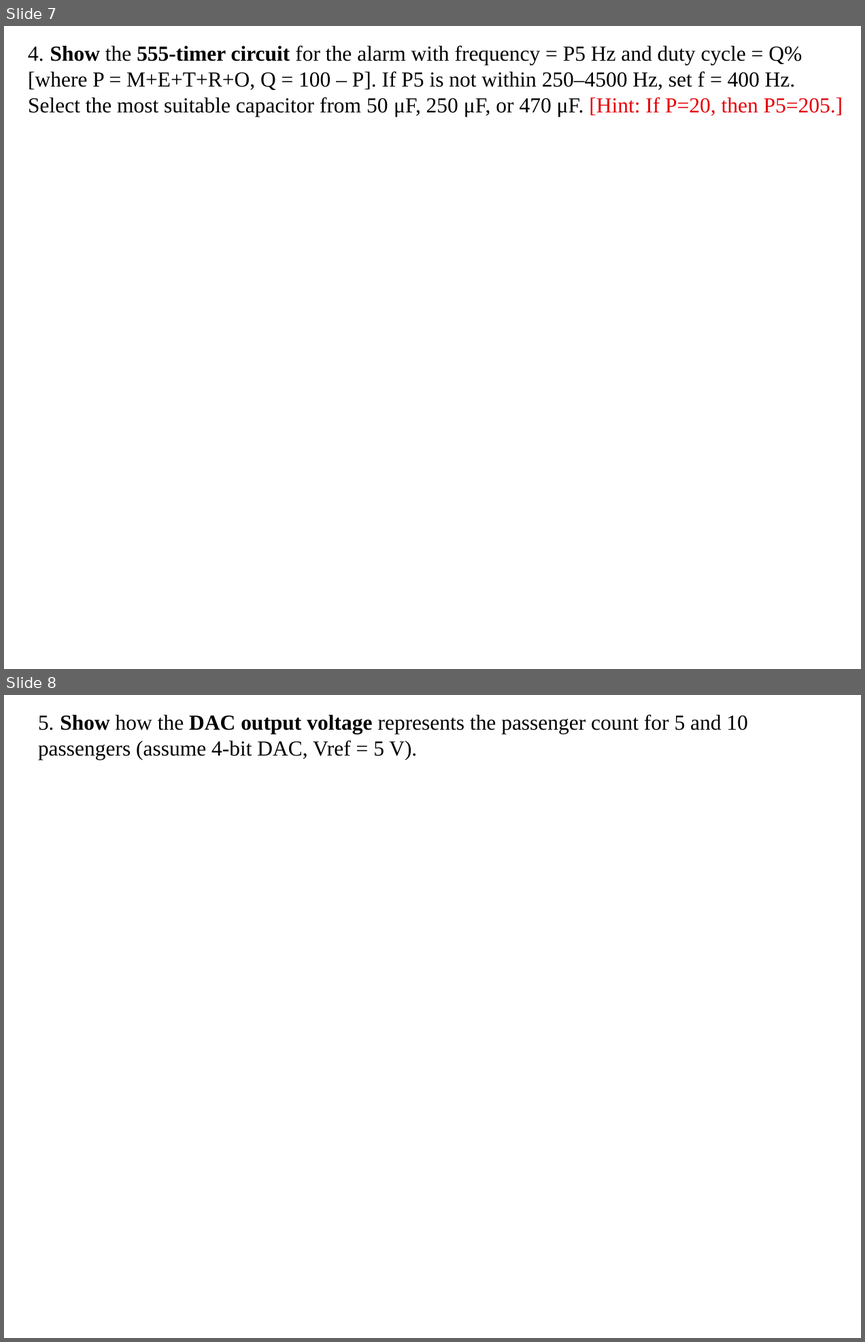
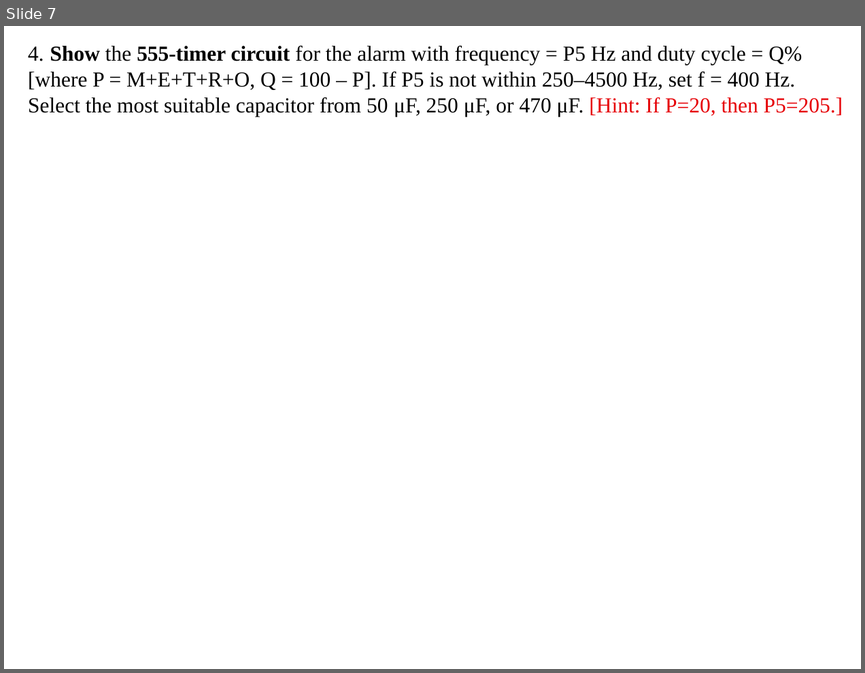
Before and after one commit to sohan0019/Software-Engineering, a slide deck: DLC 23-53829-3.pptx. Shown one above the other, each under a label of ours: slides 7 and 8 before the commit, slide 7 after it. The pictures are 865x1342 and 865x673 pixels, drawn with LibreOffice and Linux fonts; fonts in the diff are those of the drawing. Boxes give left, top, right and bottom in pixels: in the first picture for what was removed or moved away, otherwise in the second. Text is boxed around its words. In the diff, an @@ line names an element or a change of style, - is before the commit and + after.

```diff
--- a/DLC 23-53829-3.pptx
+++ b/DLC 23-53829-3.pptx
@@ slide 8 removed at <box>4,695,861,1338</box>, background #FFFFFF @@
@@ text removed at <box>38,715,747,760</box> @@
-5. Show how the DAC output voltage represents the passenger count for 5 and 10 passengers (assume 4-bit DAC, Vref = 5 V).
```
Also in this commit, not shown: 1 other slide removed, 1 other file.
